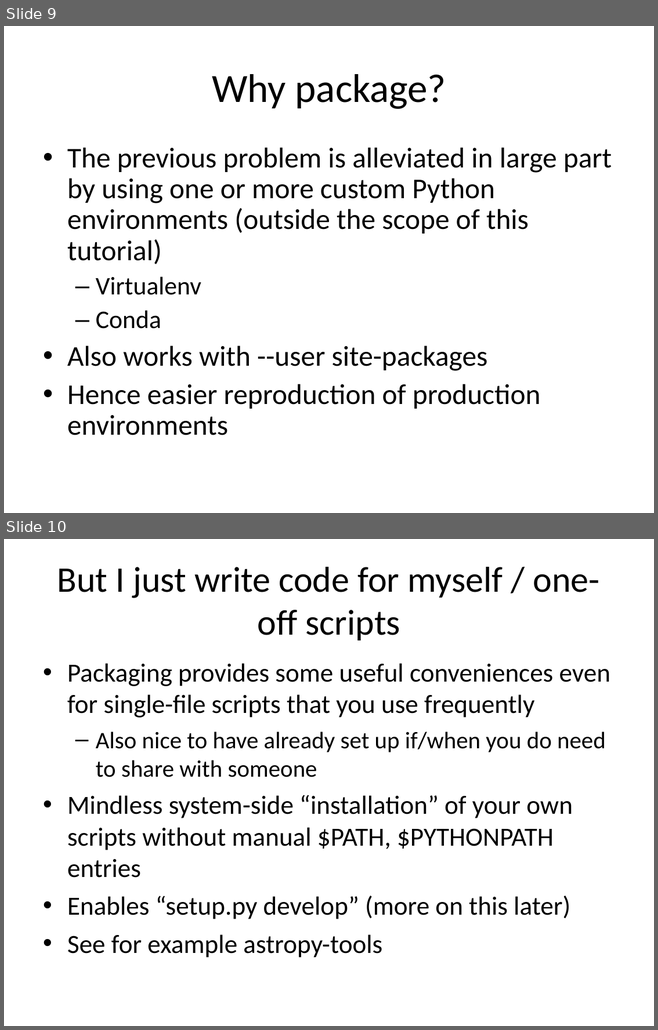
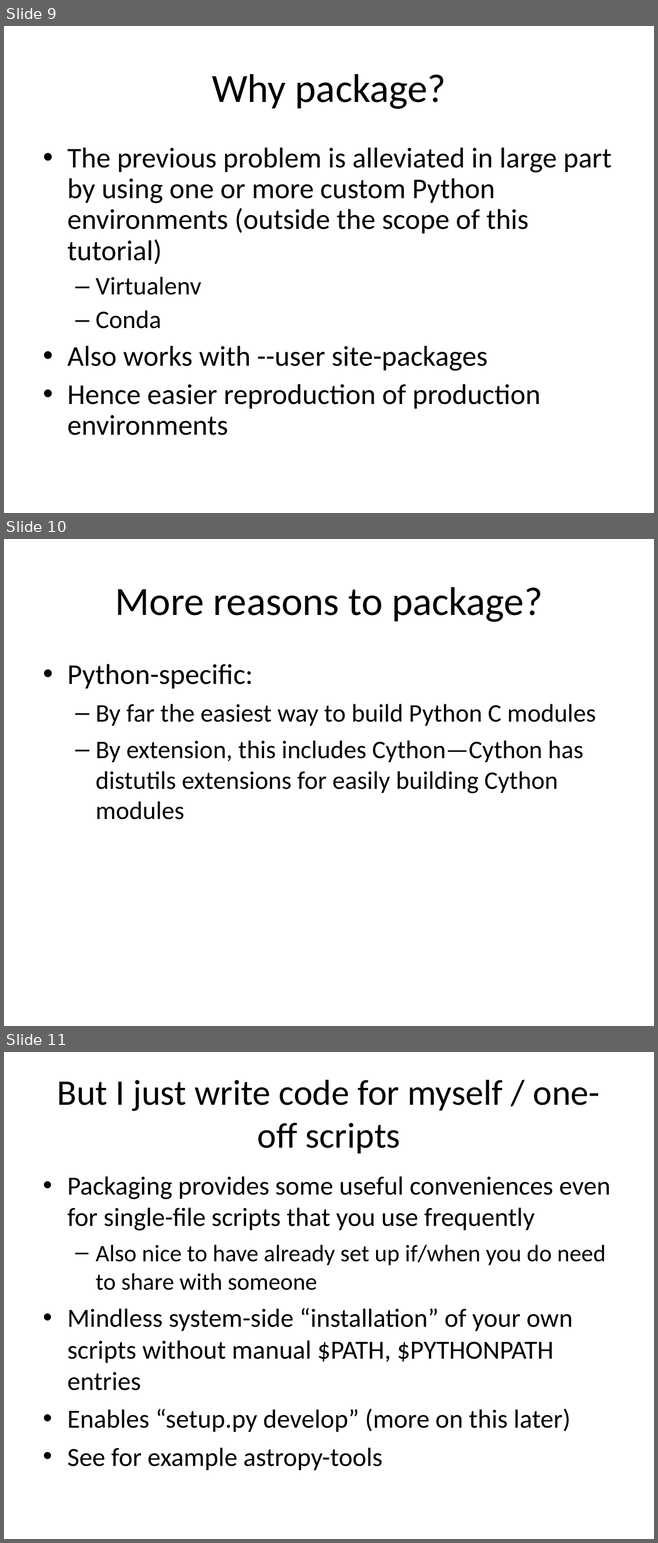
Before and after one commit to embray/pyastro-packaging-tutorial, a slide deck: packaging.ppt. Shown one above the other, each under a label of ours: slides 9 and 10 before the commit, slides 9, 10 and 11 after it. The pictures are 658x1030 and 658x1543 pixels, drawn with LibreOffice and Linux fonts; fonts in the diff are those of the drawing. Boxes give left, top, right and bottom in pixels: in the first picture for what was removed or moved away, otherwise in the second. Text is boxed around its words. In the diff, an @@ line names an element or a change of style, - is before the commit and + after.

```diff
--- a/packaging.ppt
+++ b/packaging.ppt
@@ slide 10 added at (4, 539, 654, 1026), background #FFFFFF @@
@@ title added at (115, 587, 542, 622), 49 pt, text #000000 @@
+More reasons to package?
@@ text added at (67, 664, 596, 820), 31 pt, text #000000 @@
+• Python-specific:
+  – By far the easiest way to build Python C modules
+  – By extension, this includes Cython—Cython has distutils extensions for easily building Cython modules
@@ what was slide 10 is now slide 11 @@
```
Also in this commit, not shown: 1 slide changed, 25 other slides added.
